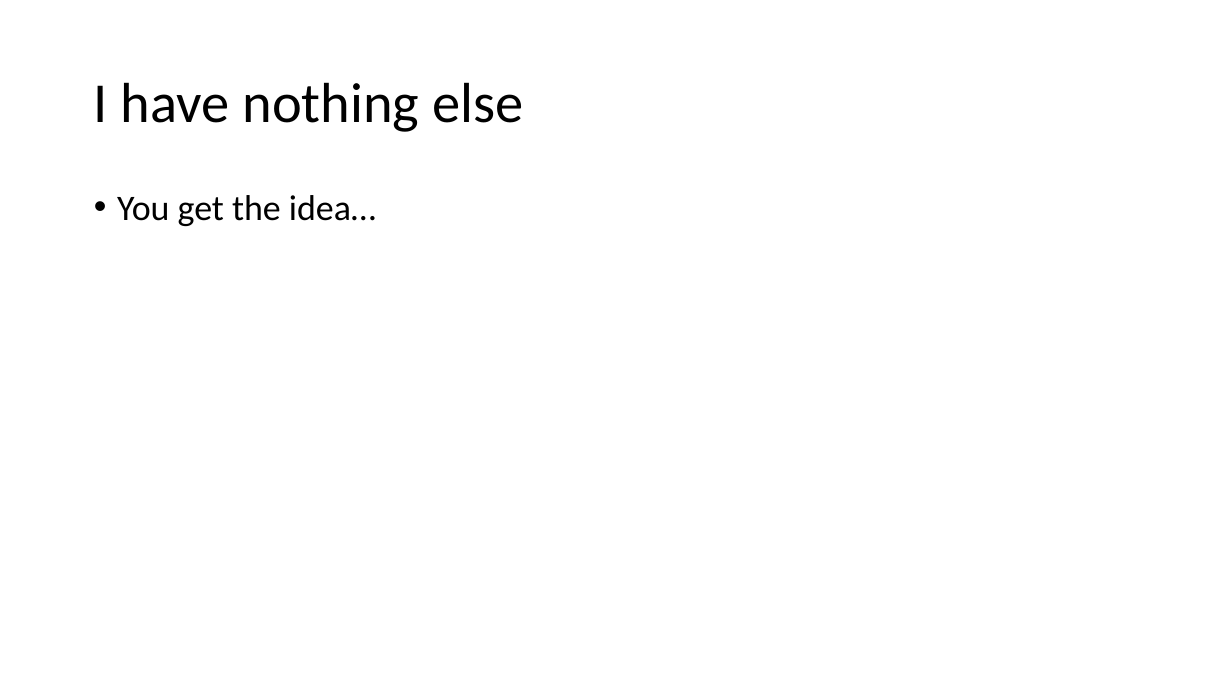
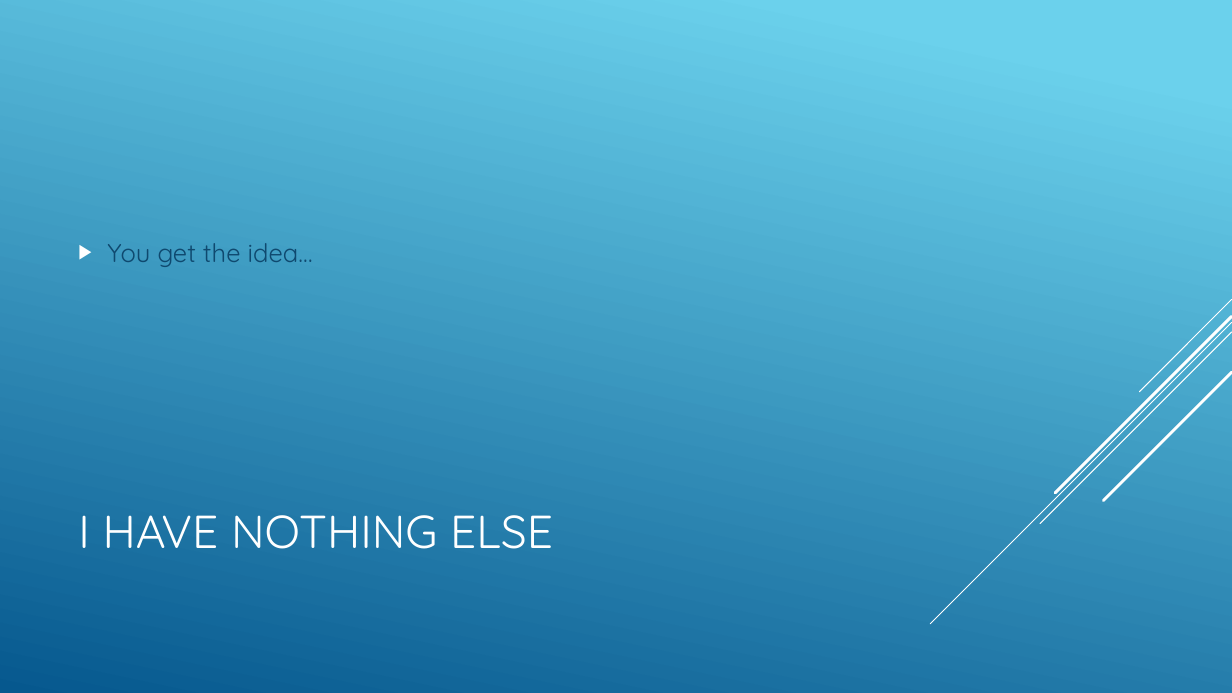
Before and after one commit to csmith1188/docpacs2122, a slide deck: slide 12 of docpac_mar18/Presentation.pptx. Drawn at 1232x693 pixels with LibreOffice and Linux fonts; fonts in the diff are those of the drawing. Boxes give left, top, right and bottom in pixels: in the first picture for what was removed or moved away, otherwise in the second. Text is boxed around its words. In the diff, an @@ line names an element or a change of style, - is before the commit and + after.

```diff
--- a/docpac_mar18/Presentation.pptx
+++ b/docpac_mar18/Presentation.pptx
@@ background #FFFFFF to gradient #6ED2EB to #06588E @@
@@ text "You get the idea…": place and size @@
-text "You get the idea…" at bbox=[117, 195, 376, 226]
+text "You get the idea…" at bbox=[107, 243, 313, 267]
@@ text "You get the idea…" at bbox=[107, 243, 313, 267]: size 28 to 20 pt, font Calibri to Quicksand, text colour #000000 to #0F496F; bullet • to ▶; line spacing 0.9 to 1; vertical alignment top to middle @@
@@ group added at bbox=[931, 299, 1232, 624]: 5 lines @@
@@ title at bbox=[78, 515, 553, 549]: text changed; size 44 to 36 pt; font Calibri to Quicksand; text colour #000000 to #FFFFFF @@
-I have nothing else
+I HAVE NOTHING ELSE
```
Also in this commit, not shown: 11 other slides changed, 1 slide added, 1 slide removed.
